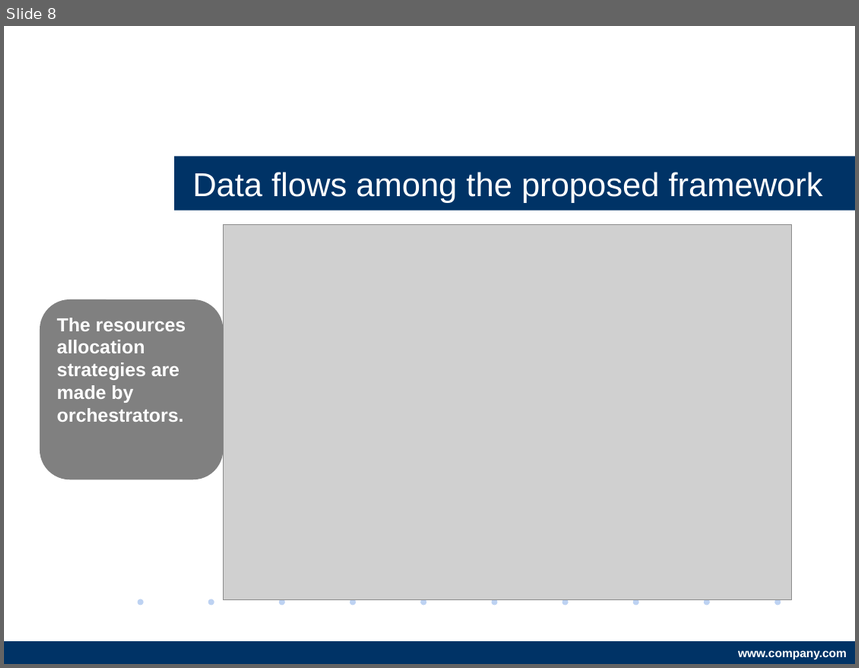
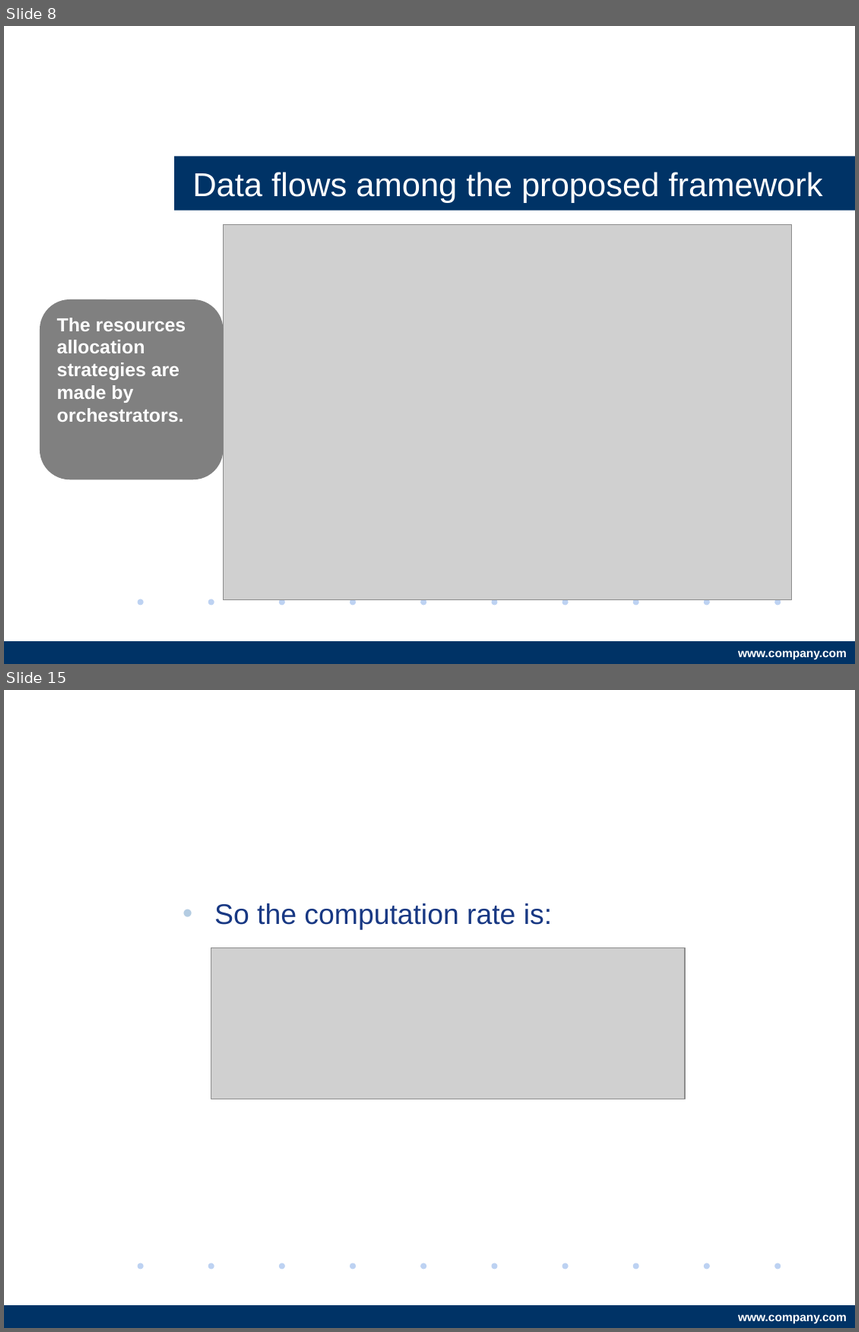
Before and after one commit to s1042992/Presentation_hscc, a slide deck: Deep Q-Learning Aided Networking, Caching, and Computing Resources Allocation in Software-Defined Satellite-Terrestrial Networks.pptx. Shown one above the other, each under a label of ours: slide 8 before the commit, slides 8 and 15 after it; the slides between them are not shown. The pictures are 859x668 and 859x1332 pixels, drawn with LibreOffice and Linux fonts; fonts in the diff are those of the drawing; grey boxes stand for pictures; background and template pictures are left out. Boxes give left, top, right and bottom in pixels: in the first picture for what was removed or moved away, otherwise in the second. Text is boxed around its words. In the diff, an @@ line names an element or a change of style, - is before the commit and + after.

```diff
--- a/Deep Q-Learning Aided Networking, Caching, and Computing Resources Allocation in Software-Defined Satellite-Terrestrial Networks.pptx
+++ b/Deep Q-Learning Aided Networking, Caching, and Computing Resources Allocation in Software-Defined Satellite-Terrestrial Networks.pptx
@@ slide 15 added at (4, 690, 855, 1328), background #FFFFFF; not listed: 12 template elements that a slide beside it also shows @@
@@ text added at (215, 904, 552, 930), 24 pt, text #183883 @@
+• So the computation rate is:
@@ picture added at (211, 948, 685, 1100) @@
```
Also in this commit, not shown: 1 slide changed, 12 other slides added.
